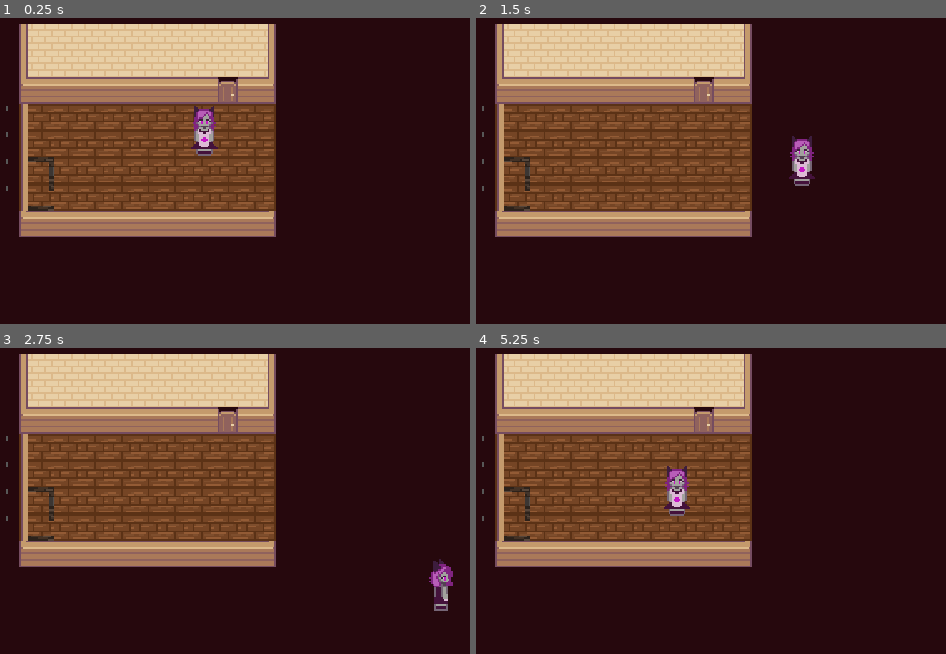
Above: before the commit, frames 1-4 (two rows, left to right).
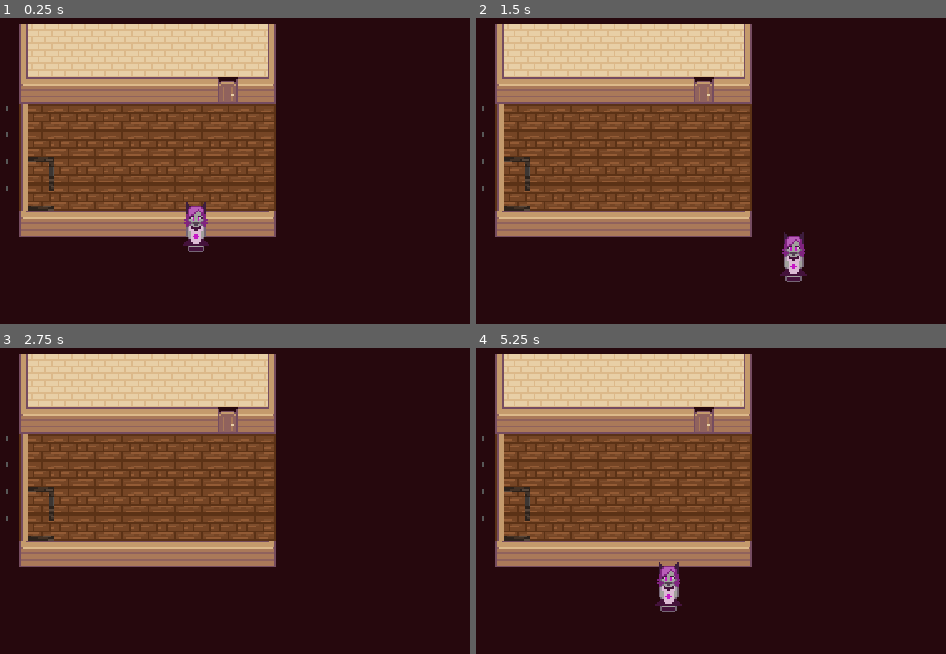
Above: after the commit, the same moments.

Repository: haikayote/CatGirlCafeRPG
Game: Godot game, scene res://playground.tscn
Same seed, same stepped clock (60 frames per second), same inputs: the game is played once before the commit and once after it.
Inputs:
- Up to frame 1 (0.25 s): no input
- Up to frame 2 (1.5 s): tap Enter at 0.5 s; hold D (right) 0.53-1.28 s; hold S (down) from 1.28 s (still down)
- Up to frame 3 (2.75 s): release S (down) at 2.03 s; hold D (right) from 2.03 s (still down)
- Up to frame 4 (5.25 s): release D (right) at 2.78 s; hold W (up) 2.78-3.53 s; hold A (left) 3.53-5.03 s; hold S (down) from 5.03 s (still down)

The runs differ from the first frame. In frame 1, 1.3% of the frame differs, in the area x 38-47%, y 28-77%; in frame 2, 1.3%; in frame 3, 0.6%; in frame 4, 1.3%.

Commit message:
Fixed objects overlapping layers
Adding script to spawn character created an issue with inheritance. Solved inheritance issue by adding a built-in script that sorts player amongst environment

Diff:
--- a/00_Globals/GlobalPlayerManager.gd
+++ b/00_Globals/GlobalPlayerManager.gd
@@ -7,7 +7,8 @@
 
 func _ready() -> void:
 	add_player_instance()
-
+	await get_tree().create_timer(0.2).timeout
+	player_spawned = true
 func add_player_instance() -> void:
 	player = PLAYER.instantiate()
 	add_child(player)
@@ -15,3 +16,10 @@
 func set_player_position(_new_pos : Vector2) -> void:
 	player.global_position = _new_pos
 	pass
+func set_as_parent(_p : Node2D) -> void:
+	if player.get_parent():
+		player.get_parent().remove_child(player)
+	_p.add_child(player)
+
+func unparent_player(_p : Node2D) -> void:
+	_p.remove_child(player)
--- a/Levels/Area1/01.tscn
+++ b/Levels/Area1/01.tscn
@@ -1,6 +1,7 @@
-[gd_scene load_steps=5 format=4 uid="uid://db03omccnb8bk"]
+[gd_scene load_steps=6 format=4 uid="uid://db03omccnb8bk"]
 
 [ext_resource type="Texture2D" uid="uid://d2uhqmm3c466m" path="res://Player/Sprites/SECONDBARISTA.png" id="1_5cr60"]
+[ext_resource type="Script" uid="uid://b3j5h7cemips2" path="res://Levels/scripts/level.gd" id="1_i1foo"]
 [ext_resource type="PackedScene" uid="uid://ciopepvmttn4k" path="res://Levels/player_spawn.tscn" id="2_5p8lo"]
 
 [sub_resource type="TileSetAtlasSource" id="TileSetAtlasSource_5p8lo"]
@@ -43,6 +44,7 @@
 sources/0 = SubResource("TileSetAtlasSource_5p8lo")
 
 [node name="01" type="Node2D"]
+script = ExtResource("1_i1foo")
 
 [node name="TileMapLayer" type="TileMapLayer" parent="."]
 z_index = -1
--- /dev/null
+++ b/Levels/scripts/level.gd
@@ -0,0 +1,7 @@
+class_name Level extends Node2D
+
+
+# Called when the node enters the scene tree for the first time.
+func _ready() -> void:
+	self.y_sort_enabled = true
+	GlobalPlayerManager.set_as_parent(self)
--- a/playground.tscn
+++ b/playground.tscn
@@ -1,10 +1,12 @@
-[gd_scene load_steps=3 format=4 uid="uid://bodokar5axh1u"]
+[gd_scene load_steps=4 format=4 uid="uid://bodokar5axh1u"]
 
+[ext_resource type="Script" uid="uid://b3j5h7cemips2" path="res://Levels/scripts/level.gd" id="1_m8u5f"]
 [ext_resource type="PackedScene" uid="uid://c6kopkqmh1u75" path="res://Player/Sprites/wooden_house-1.tscn" id="1_wt17y"]
 [ext_resource type="PackedScene" uid="uid://ciopepvmttn4k" path="res://Levels/player_spawn.tscn" id="2_wt17y"]
 
 [node name="Playground" type="Node2D"]
 position = Vector2(-5, 58)
+script = ExtResource("1_m8u5f")
 
 [node name="WoodenHouse2" parent="." instance=ExtResource("1_wt17y")]
 z_index = -1
Not shown, added: Levels/scripts/level.gd.uid
